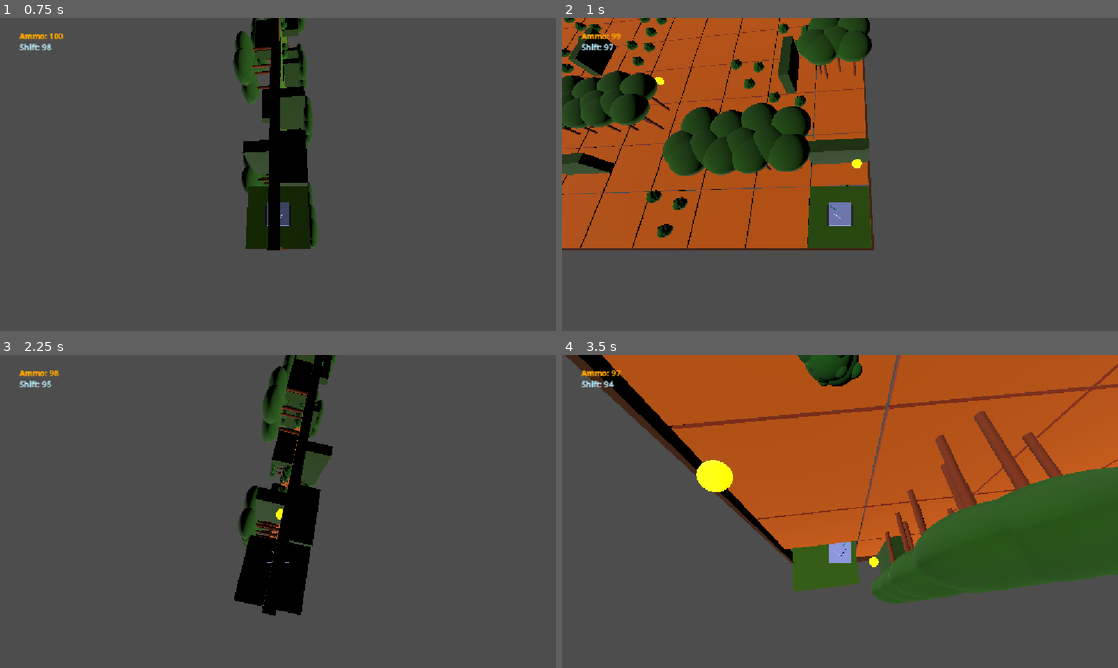
Above: before the commit, frames 1-4 (two rows, left to right).
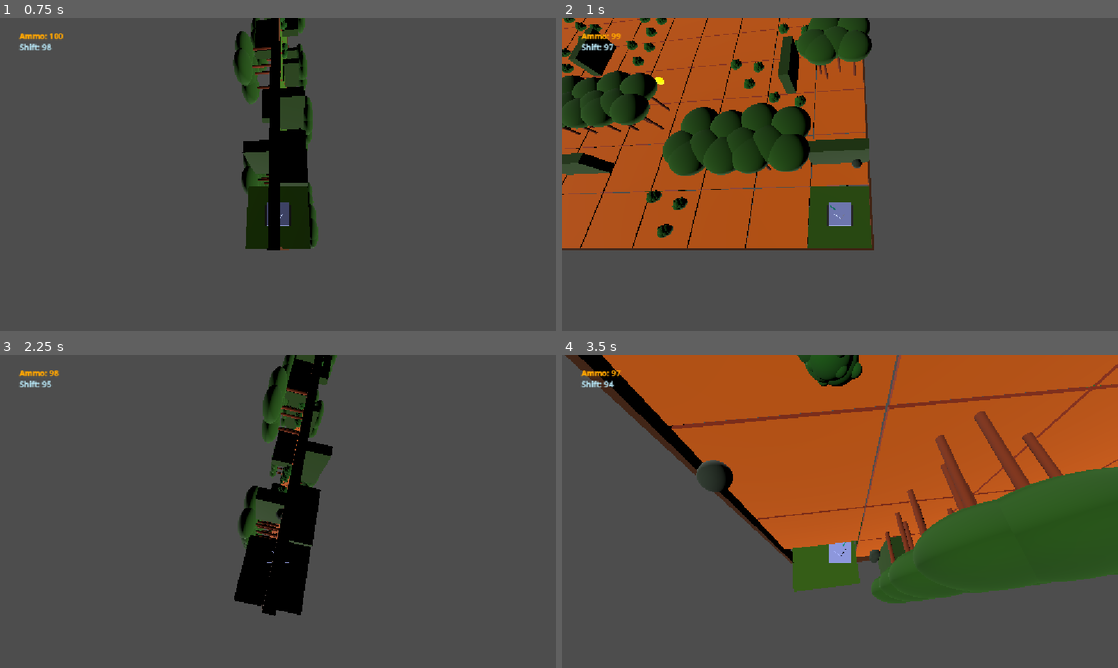
Above: after the commit, the same moments.

Repository: Grihgrix/Tank_Shift
Game: Godot game, scene res://Game scenes/Main_game_scene.tscn
Two runs of this game, one before a commit and one after it. Both use one fixed random seed, a clock stepped at 60 frames per second and the inputs below.
Inputs (mouse positions are in pixels of both pictures, inside the frame that each line leads up to):
- Up to frame 1 (0.75 s): tap Enter (ui_accept) at 0.5 s; move the mouse to (55, 55) at 0.52 s; hold Up (ui_up) from 0.53 s (still down); right-click (55, 55) at 0.6 s; click (55, 55) at 0.67 s
- Up to frame 2 (1 s): keep holding Up (ui_up); tap Enter (ui_accept) at 0.77 s
- Up to frame 3 (2.25 s): move the mouse to (444, 558) at 1.27 s; click (444, 558) at 1.35 s; tap Enter (ui_accept) at 1.52 s; move the mouse to (111, 464) at 2.02 s; release Up (ui_up) at 2.03 s; hold Left (ui_left) from 2.03 s (still down); right-click (111, 464) at 2.1 s
- Up to frame 4 (3.5 s): keep holding Left (ui_left); move the mouse to (867, 511) at 2.77 s; click (867, 511) at 2.85 s; tap Enter (ui_accept) at 3.02 s

Frame 1 is identical in both runs. In frame 2, less than 0.1% of the frame differs, in the area x 52-54%, y 45-48%; in frame 3, less than 0.1%; in frame 4, 0.6%, in the area x 24-58%, y 33-68%.

Commit message:
Change projectile color

Diff:
--- a/Game scenes/Character scenes/projectile.tscn
+++ b/Game scenes/Character scenes/projectile.tscn
@@ -5,15 +5,14 @@
 [sub_resource type="SphereMesh" id="SphereMesh_wltj5"]
 
 [sub_resource type="StandardMaterial3D" id="StandardMaterial3D_f7ppj"]
-albedo_color = Color(0.95612663, 0.51317996, 7.70092e-07, 1)
-emission_enabled = true
-emission = Color(0.9563152, 0.51302093, 5.7756904e-07, 1)
+albedo_color = Color(0.14762416, 0.19509098, 0.1468671, 1)
+emission = Color(0.2600731, 0.4162472, 1, 1)
 emission_energy_multiplier = 16.0
 
 [sub_resource type="SphereShape3D" id="SphereShape3D_wltj5"]
 
 [node name="Projectile_RigidBody3D" type="RigidBody3D" unique_id=848348561]
-collision_layer = 3
+collision_layer = 0
 collision_mask = 3
 gravity_scale = 0.0
 script = ExtResource("1_sto70")
